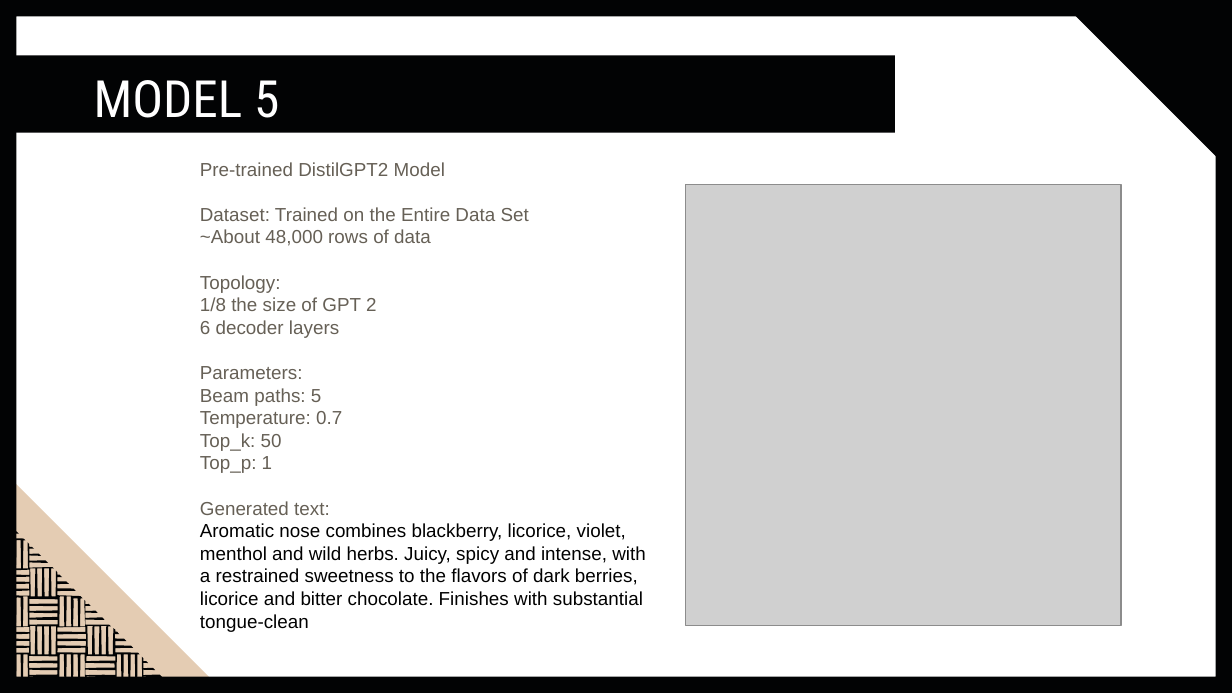
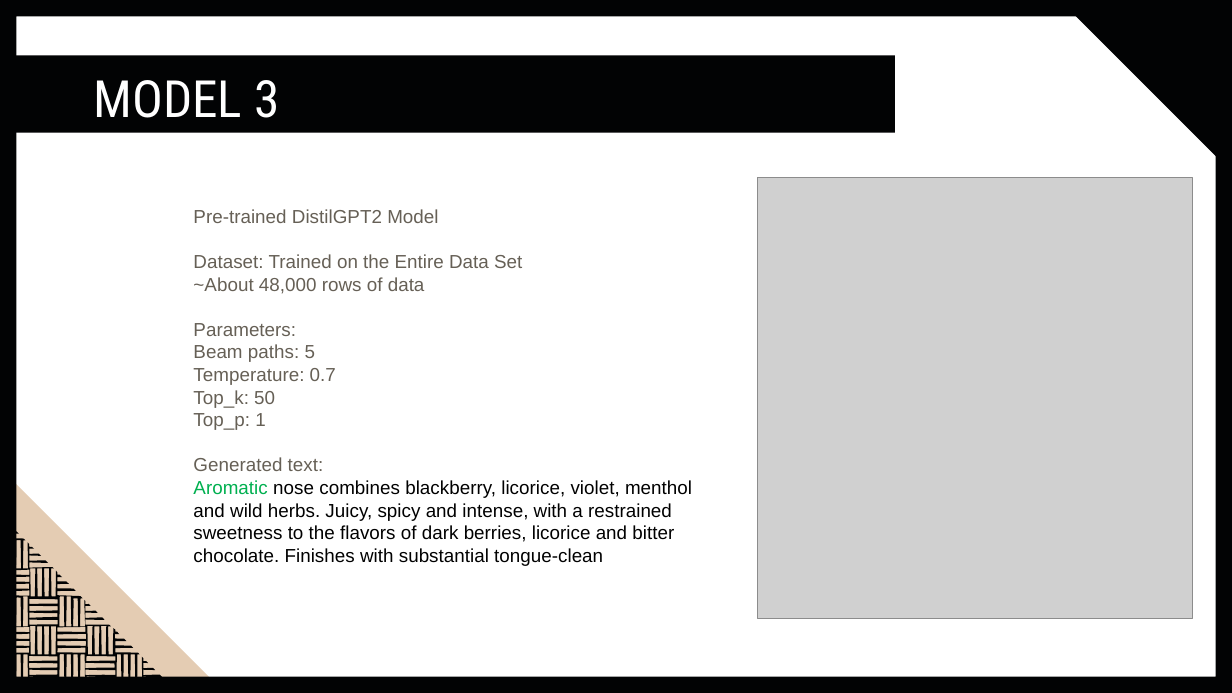
Before and after one commit to BingmingT/GA-projects, a slide deck: slide 15 of capstone/GA Capstone.pptx (slide 13 before the commit). Drawn at 1232x693 pixels with LibreOffice and Linux fonts; fonts in the diff are those of the drawing; grey boxes stand for pictures. Boxes give left, top, right and bottom in pixels: in the first picture for what was removed or moved away, otherwise in the second. Text is boxed around its words. In the diff, an @@ line names an element or a change of style, - is before the commit and + after.

```diff
--- a/capstone/GA Capstone.pptx
+++ b/capstone/GA Capstone.pptx
@@ title at [94, 80, 279, 118]: text changed @@
-MODEL 5
+MODEL 3
@@ picture: place and size @@
-picture at [686, 185, 1121, 626]
+picture at [758, 177, 1193, 618]
@@ text "Pre-trained DistilGPT2 Model": place and size @@
-text "Pre-trained DistilGPT2 Model" at [200, 162, 645, 632]
+text "Pre-trained DistilGPT2 Model" at [193, 209, 692, 566]
@@ text at [193, 254, 522, 294]: text changed @@
-Dataset: Trained on the Entire Data Set
-~About 48,000 rows of data
-Topology:
-1/8 the size of GPT 2
-6 decoder layers
+Dataset: Trained on the Entire Data Set
+~About 48,000 rows of data
@@ text at [193, 480, 692, 566]: text colour #000000 to #00B050 in "Aromatic" @@
```
Also in this commit, not shown: 8 other slides changed, 7 slides added, 6 slides removed, 6 other files.
